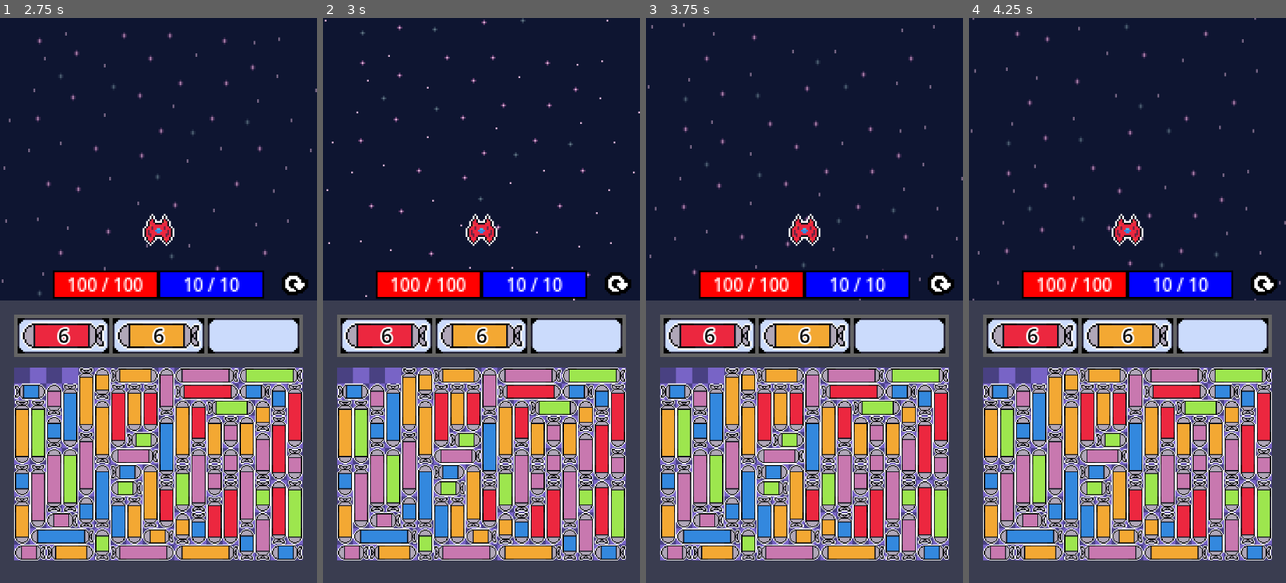
Above: before the commit, frames 1-4 (left to right).
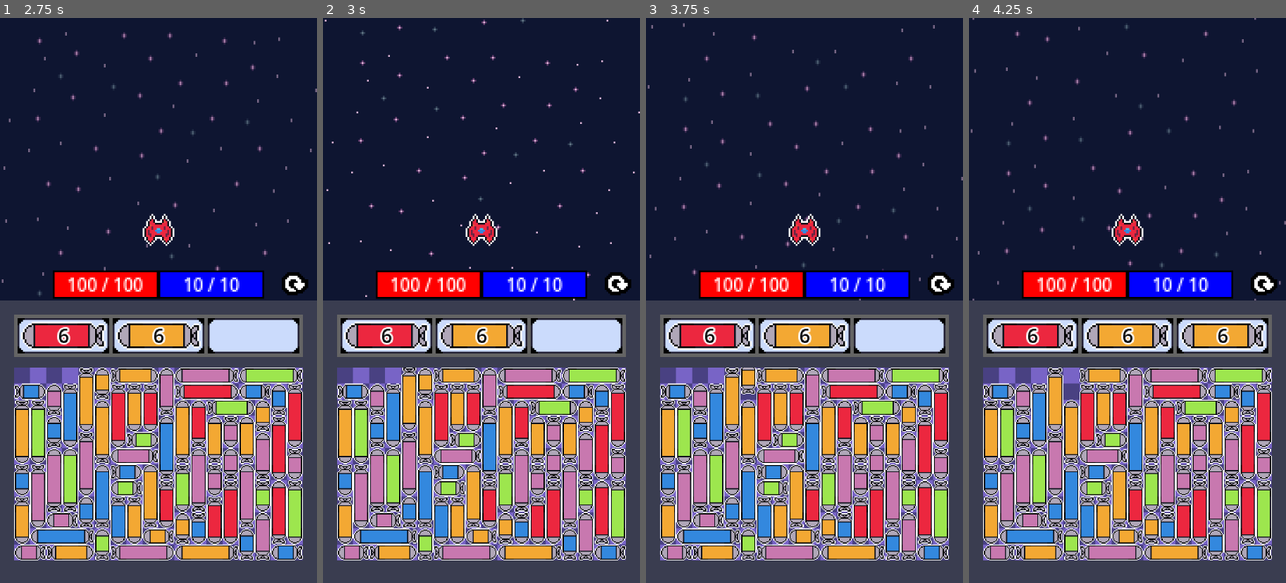
Above: after the commit, the same moments.

Repository: ZoNaDak/GalaxyPuzzleShooter_ProtoType
Game: Godot game, scene res://game/scenes/title/title_scene.tscn
Same seed, same stepped clock (60 frames per second), same inputs: the game is played once before the commit and once after it.
Inputs (mouse positions are in pixels of both pictures, inside the frame that each line leads up to):
- Up to frame 1 (2.75 s): click "Game Start" at 0.5 s; move the mouse to (31, 373) at 1.27 s; click (31, 373) at 1.42 s; move the mouse to (63, 373) at 2.02 s; click (63, 373) at 2.17 s
- Up to frame 2 (3 s): move the mouse to (408, 402) at 2.77 s; click (408, 402) at 2.92 s
- Up to frame 3 (3.75 s): move the mouse to (747, 385) at 3.52 s; click (747, 385) at 3.67 s
- Up to frame 4 (4.25 s): no input

Frame 1 is identical in both runs. In frame 2, 0.1% of the frame differs, in the area x 24-30%, y 61-74%; in frame 3, 0.2%; in frame 4, 1.5%, in the area x 29-94%, y 53-68%.

Commit message:
Add bump effect on missile collision

Diff:
--- a/wool-galaxy-proto/game/data/player_data.gd
+++ b/wool-galaxy-proto/game/data/player_data.gd
@@ -47,6 +47,9 @@
 func reserve_missile_slot() -> void:
     _reserved_missile_count += 1;
 
+func unreserve_missile_slot() -> void:
+    _reserved_missile_count -= 1;
+
 func equip_missile(missile_data: MissileData) -> bool:
     for i in equipped_missile_datas.size():
         if equipped_missile_datas[i] == null:
--- a/wool-galaxy-proto/game/scenes/main/flow/states/setup_stage_flow_state.gd
+++ b/wool-galaxy-proto/game/scenes/main/flow/states/setup_stage_flow_state.gd
@@ -19,6 +19,7 @@
 	_context.missile_puzzle_board.initialize(
 		_context.player.player_data.get_is_full_missile_slot,
 		_context.player.player_data.reserve_missile_slot,
+		_context.player.player_data.unreserve_missile_slot,
 		_context.player.player_data.equip_missile)
 
 	_context.player.player_data.on_equip_missile.connect(
--- a/wool-galaxy-proto/game/ui/missile_puzzle/missile_puzzle_board/missile_puzzle_board.gd
+++ b/wool-galaxy-proto/game/ui/missile_puzzle/missile_puzzle_board/missile_puzzle_board.gd
@@ -27,6 +27,7 @@
 
 var _get_is_full_missile_slot_callable: Callable
 var _reserve_missile_slot_callable: Callable
+var _unreserve_missile_slot_callable: Callable
 var _equip_missile_to_player_callable: Callable
 
 #endregion
@@ -41,12 +42,14 @@
 func initialize(
 	get_is_full_missile_slot_callable: Callable = Callable(),
 	reserve_missile_slot_callable: Callable = Callable(),
+	unreserve_missile_slot_callable: Callable = Callable(),
 	equip_missile_to_player_callable: Callable = Callable()):
 	if not Engine.is_editor_hint():
 		resized.connect(_on_resized)
 
 	_get_is_full_missile_slot_callable = get_is_full_missile_slot_callable
 	_reserve_missile_slot_callable = reserve_missile_slot_callable
+	_unreserve_missile_slot_callable = unreserve_missile_slot_callable
 	_equip_missile_to_player_callable = equip_missile_to_player_callable
 
 	_initialize_grid()
@@ -225,6 +228,7 @@
 		get_is_missile_exited_board,
 		_get_is_full_missile_slot_callable,
 		_reserve_missile_slot_callable,
+		_unreserve_missile_slot_callable,
 		equip_missile)
 
 	for cell in missile.get_my_grid_cells():
--- a/wool-galaxy-proto/game/ui/missile_puzzle/missile_puzzle_pieces/missile_puzzle_piece.gd
+++ b/wool-galaxy-proto/game/ui/missile_puzzle/missile_puzzle_pieces/missile_puzzle_piece.gd
@@ -8,6 +8,7 @@
 	SETUP_FOR_MOVE,
 	WAIT_MOVE,
 	MOVE_FOR_EQUIP,
+	BUMPED,
 	RETURN_TO_ORIGIN,
 	WAIT_EXIT,
 	EXITED_BOARD,
@@ -21,6 +22,8 @@
 const MEDIUM_SIZE := Vector2(48, 16)
 const LARGE_SIZE := Vector2(64, 16)
 
+const BUMP_SHAKE_INTENSITY: float = 2.0
+
 #endregion
 
 #region Variables
@@ -37,11 +40,14 @@
 var _state: MoveState
 var _origin_position: Vector2
 
+var _bump_tween: Tween
+
 #region Callable
 
 var _get_is_missile_exited_board: Callable
 var _get_is_full_missile_slot_callable: Callable
 var _reserve_missile_slot_callable: Callable
+var _unreserve_missile_slot_callable: Callable
 var _equip_missile_callable: Callable
 
 #endregion
@@ -59,6 +65,7 @@
 	get_is_missile_exited_board: Callable = Callable(),
 	get_is_full_missile_slot_callable: Callable = Callable(),
 	reserve_missile_slot_callable: Callable = Callable(),
+	unreserve_missile_slot_callable: Callable = Callable(),
 	equip_missile_callable: Callable = Callable()) -> void:
 	if _is_initialized:
 		return
@@ -67,6 +74,7 @@
 	_get_is_missile_exited_board = get_is_missile_exited_board
 	_get_is_full_missile_slot_callable = get_is_full_missile_slot_callable
 	_reserve_missile_slot_callable = reserve_missile_slot_callable
+	_unreserve_missile_slot_callable = unreserve_missile_slot_callable
 	_equip_missile_callable = equip_missile_callable
 
 	_clear_collision_events();
@@ -95,6 +103,8 @@
 			wait_move(delta)
 		MoveState.MOVE_FOR_EQUIP:
 			move_for_equip(delta)
+		MoveState.BUMPED:
+			bumped(delta)
 		MoveState.RETURN_TO_ORIGIN:
 			move_to_origin(delta)
 		MoveState.WAIT_EXIT:
@@ -242,6 +252,26 @@
 	if(_get_is_missile_exited_board.call(self)):
 		_state = MoveState.WAIT_EXIT
 
+func bumped(delta: float) -> void:
+	if(_bump_tween == null):
+		var shake_offset := _get_shake_offset()
+		var base_pos := position
+
+		_bump_tween = create_tween()
+		_bump_tween.set_ease(Tween.EASE_OUT)
+		_bump_tween.set_trans(Tween.TRANS_SINE)
+
+		for i in range(3):
+			var intensity := BUMP_SHAKE_INTENSITY * (1.0 - i * 0.25)
+			_bump_tween.tween_property(self, "position",
+				base_pos + shake_offset * intensity, 0.05)
+			_bump_tween.tween_property(self, "position",
+				base_pos - shake_offset * intensity, 0.05)
+		_bump_tween.tween_property(self, "position", base_pos, 0.03)
+	elif not _bump_tween.is_running():
+		_bump_tween = null
+		_state = MoveState.RETURN_TO_ORIGIN
+
 func move_to_origin(delta: float) -> void:
 	pass
 
@@ -266,9 +296,23 @@
 	if other == null or other == self:
 		return
 
-	_state = MoveState.RETURN_TO_ORIGIN
-
-
-#endregion
-
-#endregion
+	_clear_collision_events()
+	_unreserve_missile_slot_callable.call()
+	_state = MoveState.BUMPED
+
+#endregion
+
+func _get_shake_offset() -> Vector2:
+	match missile_data.direction:
+		Enums.Direction4Way.LEFT:
+			return Vector2(1, 0)
+		Enums.Direction4Way.RIGHT:
+			return Vector2(-1, 0)
+		Enums.Direction4Way.UP:
+			return Vector2(0, 1)
+		Enums.Direction4Way.DOWN:
+			return Vector2(0, -1)
+		_:
+			return Vector2(0, 1)
+
+#endregion
--- a/wool-galaxy-proto/game/ui/missile_puzzle/missile_puzzle_pieces/missile_puzzle_piece.tscn
+++ b/wool-galaxy-proto/game/ui/missile_puzzle/missile_puzzle_pieces/missile_puzzle_piece.tscn
@@ -36,6 +36,6 @@
 
 [node name="CollisionShape2D" type="CollisionShape2D" parent="HeadArea"]
 position = Vector2(0, 8)
-scale = Vector2(0.8, 0.7)
+scale = Vector2(0.8, 0.3)
 shape = SubResource("RectangleShape2D_sedve")
 debug_color = Color(1, 0, 0, 0.41960785)
